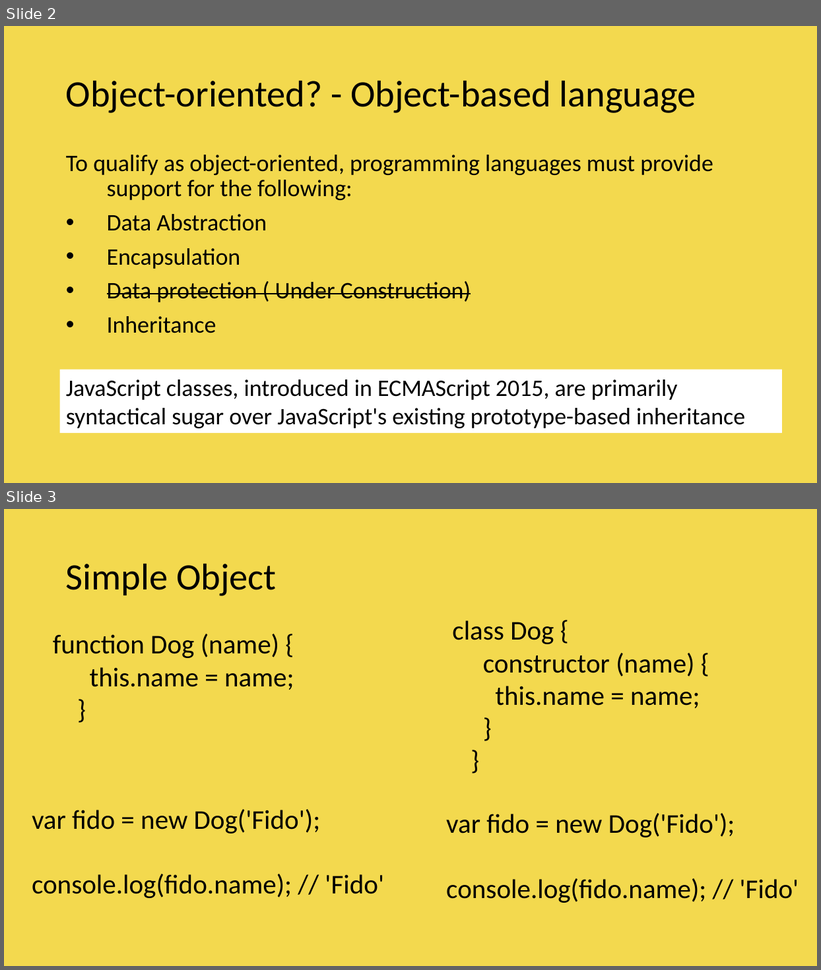
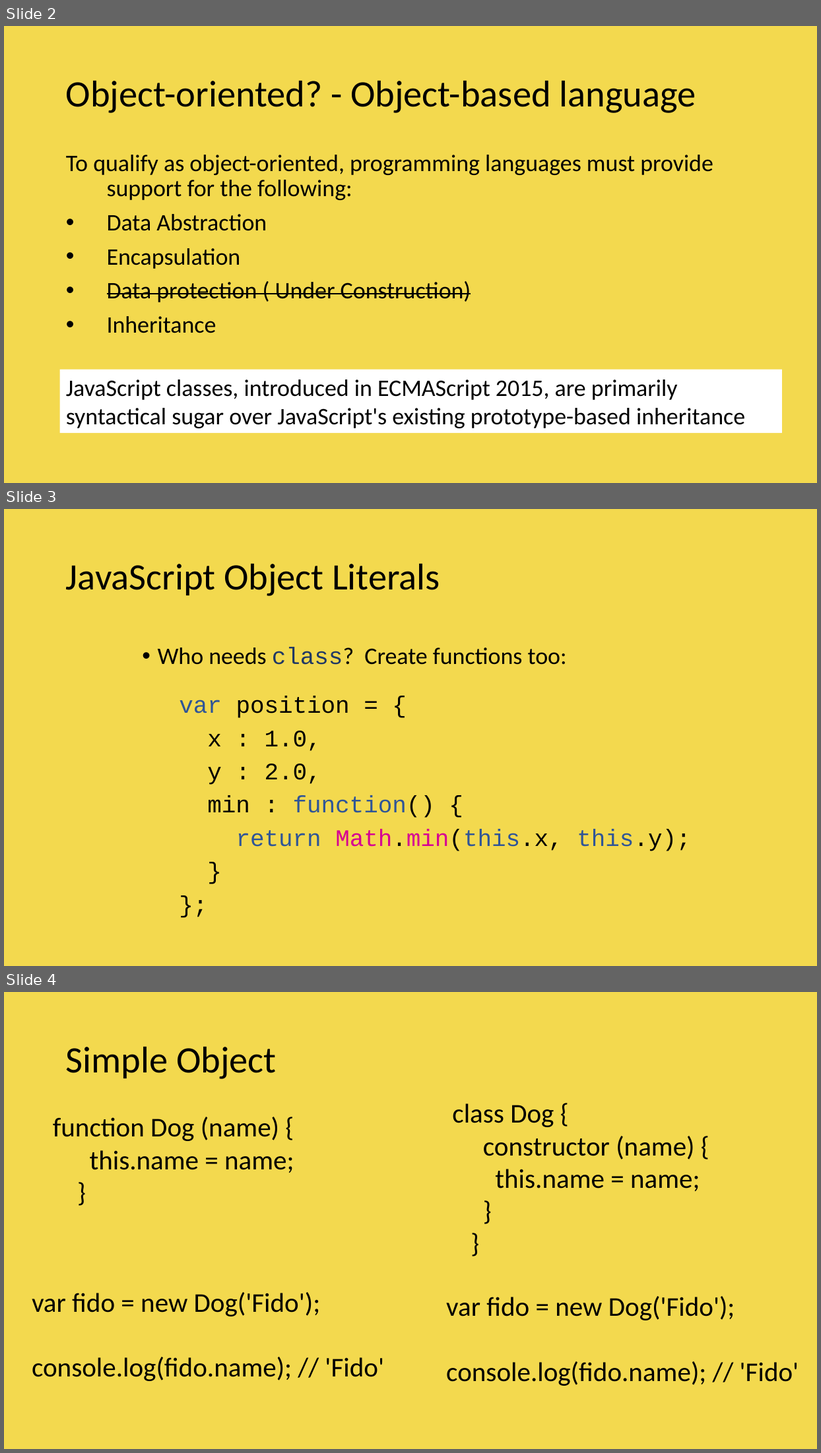
Before and after one commit to vishwanantha/javascript-101, a slide deck: ppt/002 - Classes and objects.pptx. Shown one above the other, each under a label of ours: slides 2 and 3 before the commit, slides 2, 3 and 4 after it. The pictures are 821x970 and 821x1453 pixels, drawn with LibreOffice and Linux fonts; fonts in the diff are those of the drawing; background and template pictures are left out. Boxes give left, top, right and bottom in pixels: in the first picture for what was removed or moved away, otherwise in the second. Text is boxed around its words. In the diff, an @@ line names an element or a change of style, - is before the commit and + after.

```diff
--- a/ppt/002 - Classes and objects.pptx
+++ b/ppt/002 - Classes and objects.pptx
@@ slide 3 added at box(4, 509, 817, 966), background picture (left out) @@
@@ title added at box(66, 563, 440, 596), 44 pt, text #000000 @@
+JavaScript Object Literals
@@ text added at box(158, 648, 567, 665), 28 pt, text #000000 @@
+• Who needs class? Create functions too:
@@ text added at box(179, 696, 690, 852), 28 pt, text #000000 @@
+var position = {
+x : 1.0,
+y : 2.0,
+min : function() {
+return Math.min(this.x, this.y);
+}
+};
@@ what was slide 3 is now slide 4 @@
```
Also in this commit, not shown: 1 slide changed, 1 other file.
